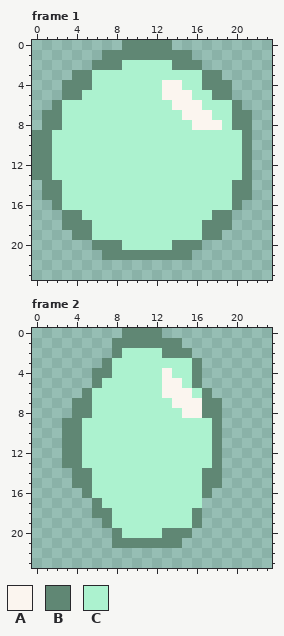
A pixel-art file gets an edit: Vincible/Assets/Images/coin.aseprite. The picture above is the old version.
24x24 pixels, 4 frames. Shown: frame 1, frame 2. The commit also changed other frames, which this record leaves out.
Palette (. is transparent): A #fbf5ef  B #608774  C #acf2cf
Pixels before, frame 1, first column x 0:
 0 .........BBBBB........
 1 .......BBBBBBBBB......
 2 ......BBBCCCCCBBB.....
 3 ....BBCCCCCCCCCCCBB...
 4 ...BBBCCCCCCCAACCBBB..
 5 ...BBCCCCCCCCAAACCBB..
 6 ..BCCCCCCCCCCCAAACCCB.
 7 .BBCCCCCCCCCCCCAAACCBB
 8 .BBCCCCCCCCCCCCCAAACBB
 9 BBCCCCCCCCCCCCCCCCCCCB
10 BBCCCCCCCCCCCCCCCCCCCB
11 BBCCCCCCCCCCCCCCCCCCCB
12 BBCCCCCCCCCCCCCCCCCCCB
13 BBCCCCCCCCCCCCCCCCCCCB
14 .BBCCCCCCCCCCCCCCCCCBB
15 .BBCCCCCCCCCCCCCCCCCBB
16 ..BCCCCCCCCCCCCCCCCCB.
17 ...BBCCCCCCCCCCCCCBB..
18 ...BBBCCCCCCCCCCCBBB..
19 ....BBCCCCCCCCCCCBB...
20 ......BBBCCCCCBBB.....
21 .......BBBBBBBBB......
Pixels before, frame 2, first column x 3:
 0 ......BBBB......
 1 .....BBBBBBB....
 2 .....BCCCCBBB...
 3 ....BCCCCCCCCB..
 4 ...BBCCCCCACCB..
 5 ...BCCCCCCAACB..
 6 ..BCCCCCCCAAACB.
 7 .BBCCCCCCCCAAABB
 8 .BBCCCCCCCCCAABB
 9 BBCCCCCCCCCCCCCB
10 BBCCCCCCCCCCCCCB
11 BBCCCCCCCCCCCCCB
12 BBCCCCCCCCCCCCCB
13 BBCCCCCCCCCCCCCB
14 .BBCCCCCCCCCCCBB
15 .BBCCCCCCCCCCCBB
16 ..BCCCCCCCCCCCB.
17 ...BCCCCCCCCCC..
18 ...BBCCCCCCCCB..
19 ....BCCCCCCCCB..
20 .....BCCCCBBB...
21 .....BBBBBBB....
The same view after the edit:
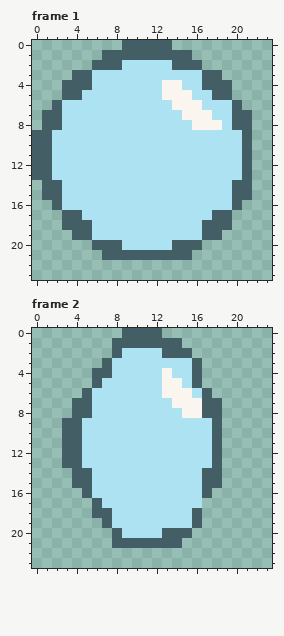
Change:
Colour B changes from #608774 to #445e66.
Colour C changes from #acf2cf to #ace2f2.
